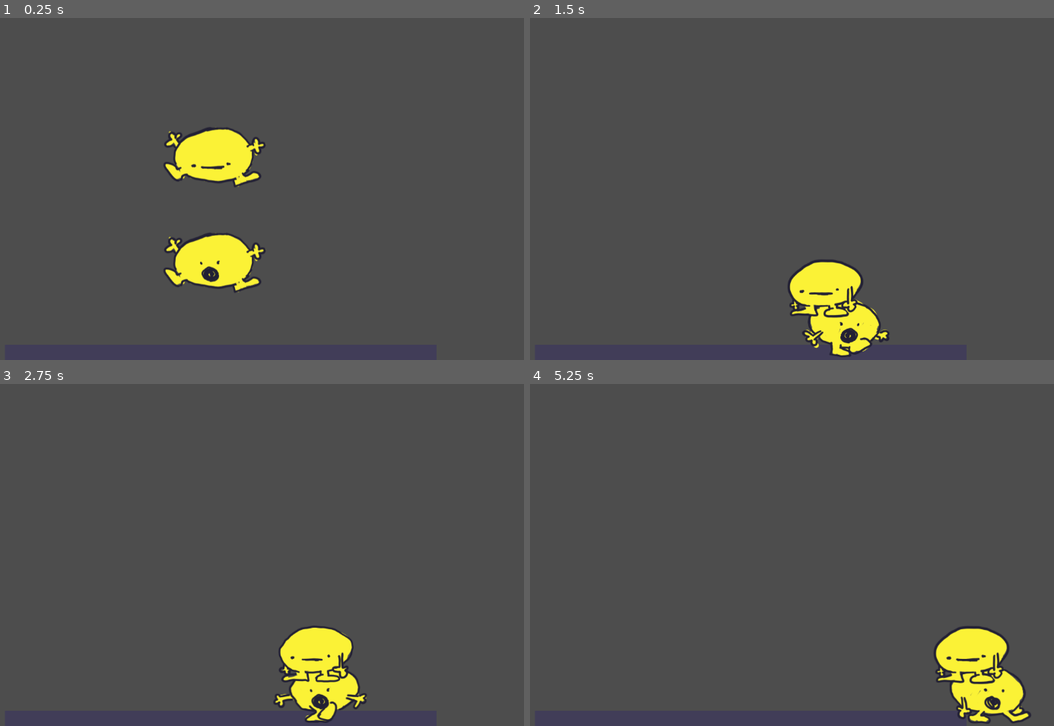
Above: before the commit, frames 1-4 (two rows, left to right).
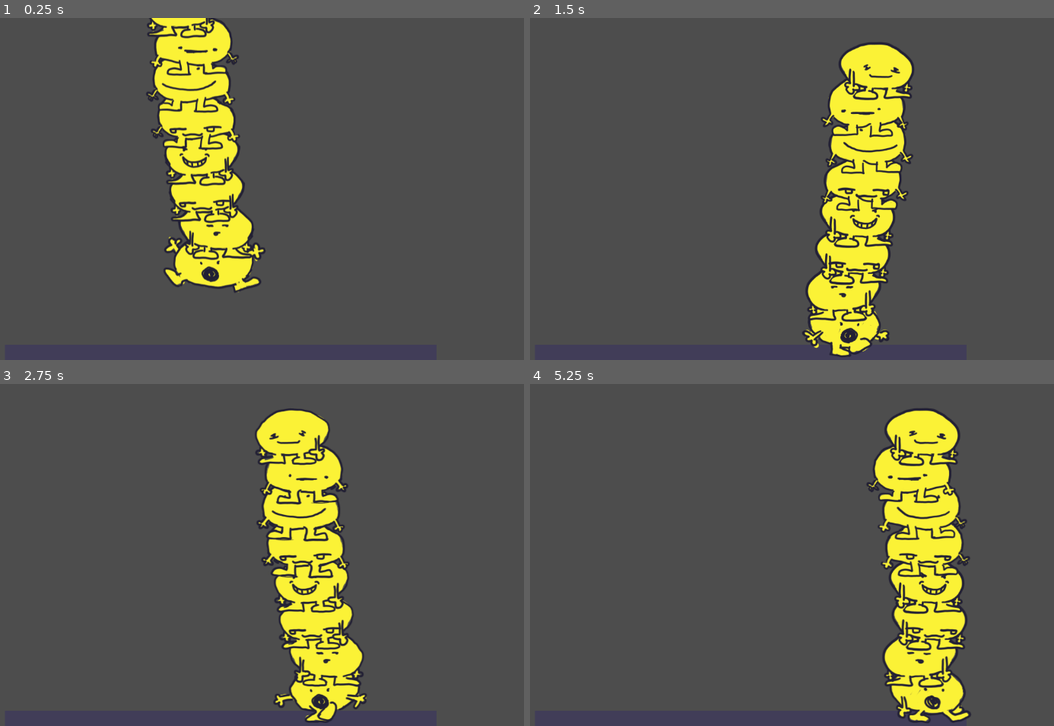
Above: after the commit, the same moments.

Repository: JCoMcL/ld56
Game: Godot game, scene res://level.tscn
The game is run twice, just before and just after one commit, with the same random seed, the same clock (stepped at 60 frames per second) and the same inputs.
Inputs (mouse positions are in pixels of both pictures, inside the frame that each line leads up to):
- Up to frame 1 (0.25 s): no input
- Up to frame 2 (1.5 s): tap Enter (ui_accept) at 0.5, 0.77 s; move the mouse to (886, 171) at 0.52 s; press the mouse at (886, 171) at 0.53 s; hold D (go_right) from 0.53 s (still down); move the mouse to (629, 206) at 1.27 s; release the mouse at (629, 206) at 1.28 s; click (629, 206) at 1.35 s
- Up to frame 3 (2.75 s): tap Enter (ui_accept) at 1.52 s; move the mouse to (282, 479) at 2.02 s; release D (go_right) at 2.03 s; press the mouse at (282, 479) at 2.03 s; hold A (go_left) from 2.03 s (still down)
- Up to frame 4 (5.25 s): move the mouse to (718, 623) at 2.77 s; release A (go_left) at 2.78 s; release the mouse at (718, 623) at 2.78 s; hold D (go_right) 2.78-4.28 s; click (718, 623) at 2.85 s; tap Enter (ui_accept) at 3.02, 3.77, 4.52 s; move the mouse to (933, 606) at 3.52 s; press the mouse at (933, 606) at 3.53 s; move the mouse to (566, 503) at 4.27 s; release the mouse at (566, 503) at 4.28 s; hold A (go_left) 4.28-5.03 s; click (566, 503) at 4.35 s; move the mouse to (781, 555) at 5.02 s; press the mouse at (781, 555) at 5.03 s; hold D (go_right) from 5.03 s (still down)

The runs differ from the first frame. In frame 1, 9.0% of the frame differs, in the area x 27-51%, y 0-71%; in frame 2, 11%; in frame 3, 10%; in frame 4, 15%, in the area x 64-96%, y 7-100%.

Commit message:
expand on guort pile mechinics, though it's still not quite what I'd like

Diff:
--- a/gourt_pile.gd
+++ b/gourt_pile.gd
@@ -1,16 +1,14 @@
 #@tool
 extends Node2D
 
-var gourts = []
 # Called when the node enters the scene tree for the first time.
 func _ready() -> void:
 	var gourt = preload("res://guort.tscn")
-	for i in range(2):
-		var child = gourt.instantiate()
-		if gourts.size():
-			gourts[-1].up_neighbour = child
-			child.down_neighbour = gourts[-1]
-		child.translate(Vector2(0, 200 * -i))
-		child.z_index=i # Y sort y no work?
-		add_child(child)
-		gourts.append(child)
+	var child = gourt.instantiate()
+	add_child(child)
+	child.label = "Bottom Guort"
+	for i in range(7):
+		var next = gourt.instantiate()
+		next.set_facing(randi_range(0, 1))
+		next.label = "Gourt no. {0}".format([i])
+		child.attach(next)
--- a/guort.gd
+++ b/guort.gd
@@ -2,10 +2,45 @@
 
 @export var up_neighbour = null
 @export var down_neighbour = null
+enum Direction {LEFT, RIGHT}
+@export var facing: Direction
+@export var label: String = "Guort with no name"
 
 signal landed
+signal stopped
+
+func attach(gourt: Node):
+	if up_neighbour:
+		up_neighbour.attach(gourt)
+	else:
+		$Socket.add_child(gourt)
+		up_neighbour = gourt
+		gourt.down_neighbour = self
+		$Socket.start_flip.connect(up_neighbour.flip)
+
 func _ready() -> void:
 	landed.connect(on_stop)
+	stopped.connect(on_stop)
+
+func set_facing(direction: int):
+	if direction != facing:
+		flip()
+	facing = direction
+
+func identify(additional_remark: String = ""):
+	print("I, {0}, am feeling {1}! {2}".format([label, feeling(), additional_remark]))
+
+func feeling():
+	return "{0}ly {1}".format([$Body.animation, $Body/Face.animation])
+
+func flip_self():
+	transform.x *= -1
+	$Socket.transform.x *= -1
+func flip_socket():
+	$Socket.flip()
+func flip():
+	flip_self()
+	flip_socket()
 
 var prev_velocity = 0
 func track_if_stopped():
@@ -13,28 +48,31 @@
 		on_stop()
 	prev_velocity = velocity.x
 
+var prev_on_floor = false
+func track_if_landed():
+	if is_on_floor() and not prev_on_floor:
+		landed.emit()
+	prev_on_floor = is_on_floor()
+
 func on_stop():
 	$Body.idle()
 	$Body/Face.idle()
 
-
-var prev_on_floor = false
-func _physics_process(delta: float) -> void:
+func bottom_behaviour(delta: float) -> void:
 	if not is_on_floor():
-		prev_on_floor = false
 		velocity += get_gravity() * delta
 		$Body.play("restive")
-	elif prev_on_floor == false:
-		landed.emit()
-		prev_on_floor = true
 
 	var target = Input.get_axis("go_left","go_right") * 200
 	if not down_neighbour:
 		velocity.x = move_toward(velocity.x, target, 20)
 		if not velocity.x == 0:
 			$Body.play("transportative")
-			$Body.flip_h = velocity.x > 0
-			$Body/Face.flip_h = velocity.x > 0
+			set_facing(int(velocity.x > 0))
 	track_if_stopped()
+	track_if_landed()
+	move_and_slide()
 
-	move_and_slide()
+func _physics_process(delta: float) -> void:
+	if down_neighbour == null:
+		bottom_behaviour(delta)
--- a/guort.tscn
+++ b/guort.tscn
@@ -89,6 +89,7 @@
 [ext_resource type="Texture2D" uid="uid://bcr8h3e16e6xh" path="res://gourts/faces/face0027.png" id="79_lx16j"]
 [ext_resource type="Texture2D" uid="uid://iri2qcnrqg18" path="res://gourts/faces/face0028.png" id="80_3hv3k"]
 [ext_resource type="Texture2D" uid="uid://ovkailsr7bks" path="res://gourts/faces/face0029.png" id="81_nc8ok"]
+[ext_resource type="Script" path="res://socket.gd" id="90_nr5he"]
 
 [sub_resource type="CapsuleShape2D" id="CapsuleShape2D_ra35n"]
 radius = 39.0
@@ -505,12 +506,10 @@
 }]
 
 [node name="Guort" type="CharacterBody2D"]
-collision_layer = 7
-collision_mask = 7
+collision_mask = 2
 input_pickable = true
 slide_on_ceiling = false
-platform_floor_layers = 4294967047
-platform_wall_layers = 6
+platform_floor_layers = 4294967294
 script = ExtResource("1_mqv0r")
 
 [node name="CollisionShape2D" type="CollisionShape2D" parent="."]
@@ -522,7 +521,8 @@
 [node name="Body" type="AnimatedSprite2D" parent="."]
 sprite_frames = SubResource("SpriteFrames_7rkiu")
 animation = &"transportative"
-frame_progress = 0.338104
+frame = 1
+frame_progress = 0.802905
 script = ExtResource("13_esvsc")
 idle_animations = Array[StringName]([&"furtive", &"pensive"])
 
@@ -532,3 +532,8 @@
 animation = &"aboundless"
 frame_progress = 0.853041
 script = ExtResource("13_esvsc")
+
+[node name="Socket" type="Node2D" parent="."]
+position = Vector2(-9, -70)
+script = ExtResource("90_nr5he")
+speed = 5.8
--- a/level.tscn
+++ b/level.tscn
@@ -17,7 +17,7 @@
 [node name="floor" type="StaticBody2D" parent="."]
 z_index = -2
 position = Vector2(2, 81)
-collision_layer = 4
+collision_layer = 2
 
 [node name="ColorRect" type="ColorRect" parent="floor"]
 offset_left = -408.0
--- a/project.godot
+++ b/project.godot
@@ -35,7 +35,8 @@
 
 [layer_names]
 
-2d_physics/layer_2="hat"
+2d_physics/layer_1="guort"
+2d_physics/layer_2="environment"
 
 [rendering]
 
--- /dev/null
+++ b/socket.gd
@@ -0,0 +1,37 @@
+extends Node2D
+
+@export_range(0, 20, 0.1) var speed = 0.2
+
+signal done_flip
+signal start_flip
+var target_x
+var flippin = false
+
+func flip():
+	position.x *= -1
+	if not target_x:
+		target_x = position.x
+
+func _ready() -> void:
+	target_x = position.x
+
+func flip_attached():
+	var child = get_child(0)
+	if child:
+		child.flip(false)
+
+func _process(delta: float) -> void:
+	if position.x != target_x:
+		if not flippin:
+			flippin = true
+			start_flip.emit()
+		var displacement_to_target = target_x - position.x
+		print(displacement_to_target)
+		if displacement_to_target > -1.0:
+			position.x = target_x
+			done_flip.emit()
+			flippin = false
+		else:
+			var increment = min(speed, displacement_to_target * speed) * delta
+			print("moving by {0}".format([increment]))
+			position.x += increment
Not shown: 1 places in guort.tscn that only renumber resources
